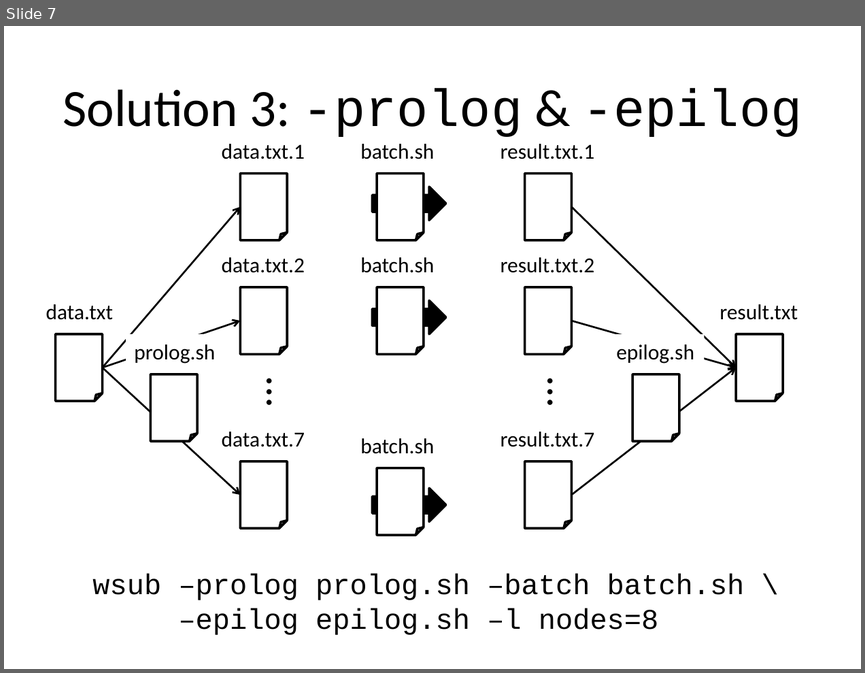
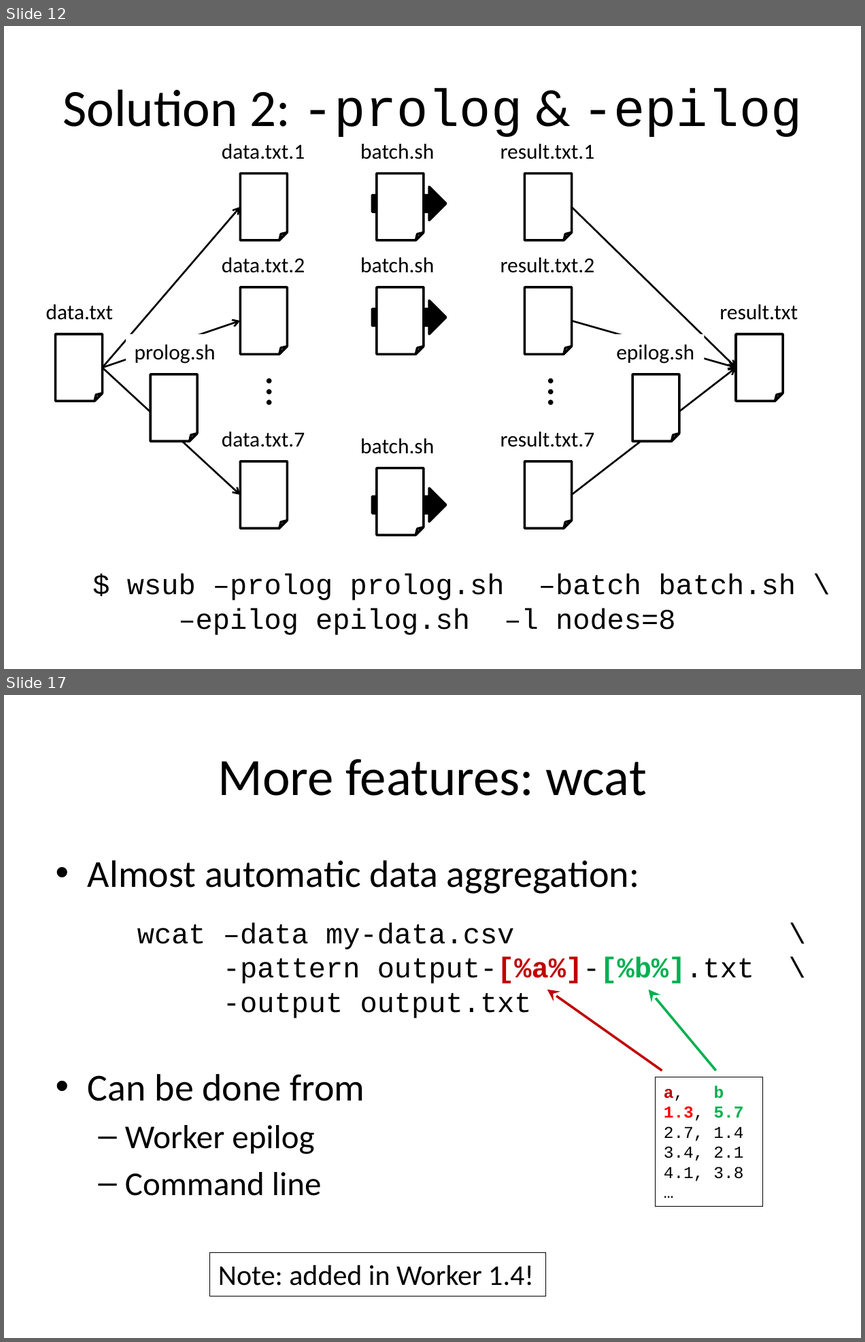
Before and after one commit to gjbex/worker, a slide deck: doc/worker.pptx. Shown one above the other, each under a label of ours: slide 7 before the commit, slides 12 and 17 after it; the slides between them are not shown. The pictures are 865x673 and 865x1342 pixels, drawn with LibreOffice and Linux fonts; fonts in the diff are those of the drawing. Boxes give left, top, right and bottom in pixels: in the first picture for what was removed or moved away, otherwise in the second. Text is boxed around its words. In the diff, an @@ line names an element or a change of style, - is before the commit and + after.

```diff
--- a/doc/worker.pptx
+++ b/doc/worker.pptx
@@ slide 17 added at (4,695,861,1338), background #FFFFFF @@
@@ title added at (218,759,647,796), 44 pt, text #000000 @@
+More features: wcat
@@ text added at (88,860,639,1195), 32 pt, text #000000 @@
+• Almost automatic data aggregation:
+• Can be done from
+  – Worker epilog
+  – Command line
@@ text added at (137,922,754,1018), 24 pt, text #000000 @@
+wcat –data my-data.csv \
+-pattern output-[%a%]-[%b%].txt \
+-output output.txt
@@ arrow added from (662, 1070) to (547, 989), #C00000 2 pt @@
@@ arrow added from (716, 1070) to (649, 989), #00B050 2 pt @@
@@ rectangle added at (655,1077,762,1206), outline #000000 0.75 pt, 14 pt, text #000000 @@
+a, b
+1.3, 5.7
+2.7, 1.4
+3.4, 2.1
+4.1, 3.8
+…
@@ rectangle added at (209,1253,545,1295), outline #000000 0.75 pt, 24 pt, text #000000 @@
+Note: added in Worker 1.4!
@@ what was slide 7 is now slide 12 @@
@@ slide 12 changed as well @@
@@ title at (62,88,802,137): text changed @@
-Solution 3: -prolog & -epilog
+Solution 2: -prolog & -epilog
@@ text at (127,573,796,600): text changed @@
-wsub –prolog prolog.sh –batch batch.sh \
+$ wsub –prolog prolog.sh –batch batch.sh \
```
Also in this commit, not shown: 8 other slides changed, 17 other slides added.
